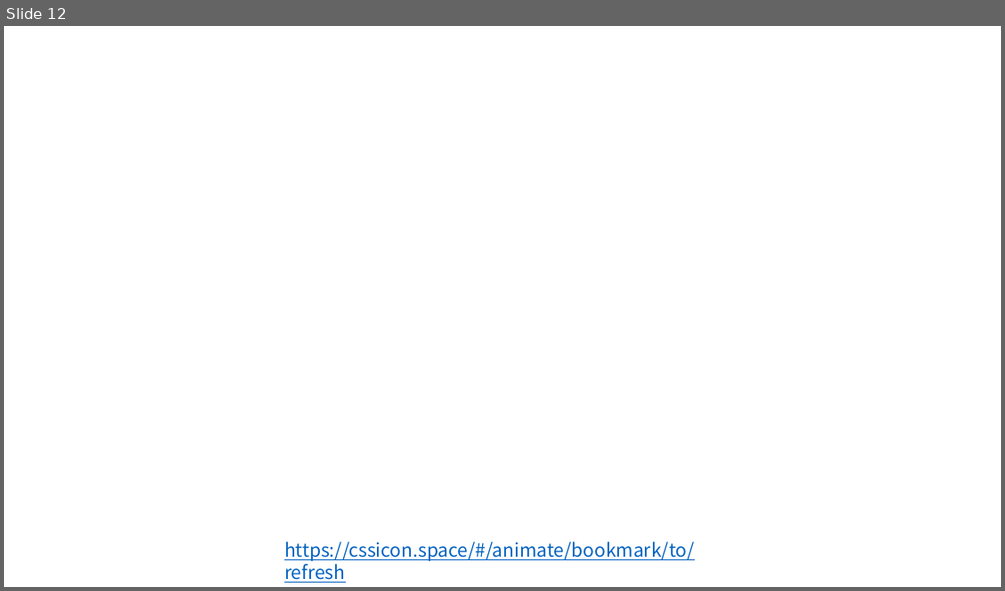
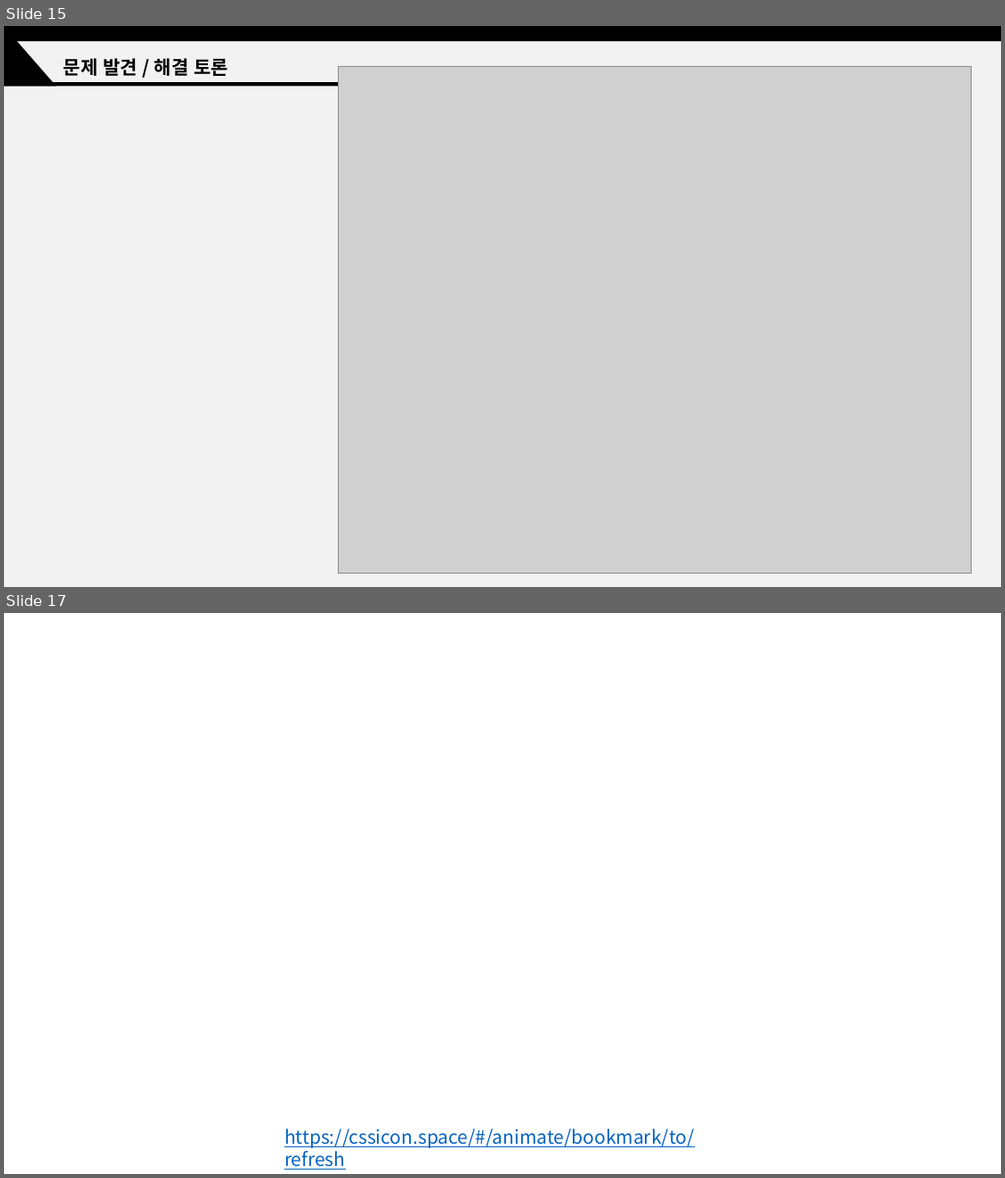
Before and after one commit to jjub0217/ediya3, a slide deck: 윤유비_발표자료.pptx. Shown one above the other, each under a label of ours: slide 12 before the commit, slides 15 and 17 after it; the slides between them are not shown. The pictures are 1005x591 and 1005x1178 pixels, drawn with LibreOffice and Linux fonts; fonts in the diff are those of the drawing; grey boxes stand for pictures; background and template pictures are left out. Boxes give left, top, right and bottom in pixels: in the first picture for what was removed or moved away, otherwise in the second. Text is boxed around its words. In the diff, an @@ line names an element or a change of style, - is before the commit and + after.

```diff
--- a/윤유비_발표자료.pptx
+++ b/윤유비_발표자료.pptx
@@ slide 15 added at <box>4,26,1001,587</box>, background #FFFFFF @@
@@ rectangle added at <box>4,26,1001,587</box>, fill #F2F2F2 @@
@@ triangle added at <box>4,26,56,86</box>, fill #000000 @@
@@ rectangle added at <box>4,26,1001,41</box>, fill #000000 @@
@@ text added at <box>64,58,228,76</box>, 18 pt, text #000000, bold @@
+문제 발견 / 해결 토론
@@ picture added at <box>339,66,971,573</box> @@
@@ rectangle added at <box>4,82,421,86</box>, fill #000000 @@
@@ what was slide 12 is now slide 17 @@
```
Also in this commit, not shown: 9 slides changed, 5 other slides added, 1 slide removed, 3 other files.
